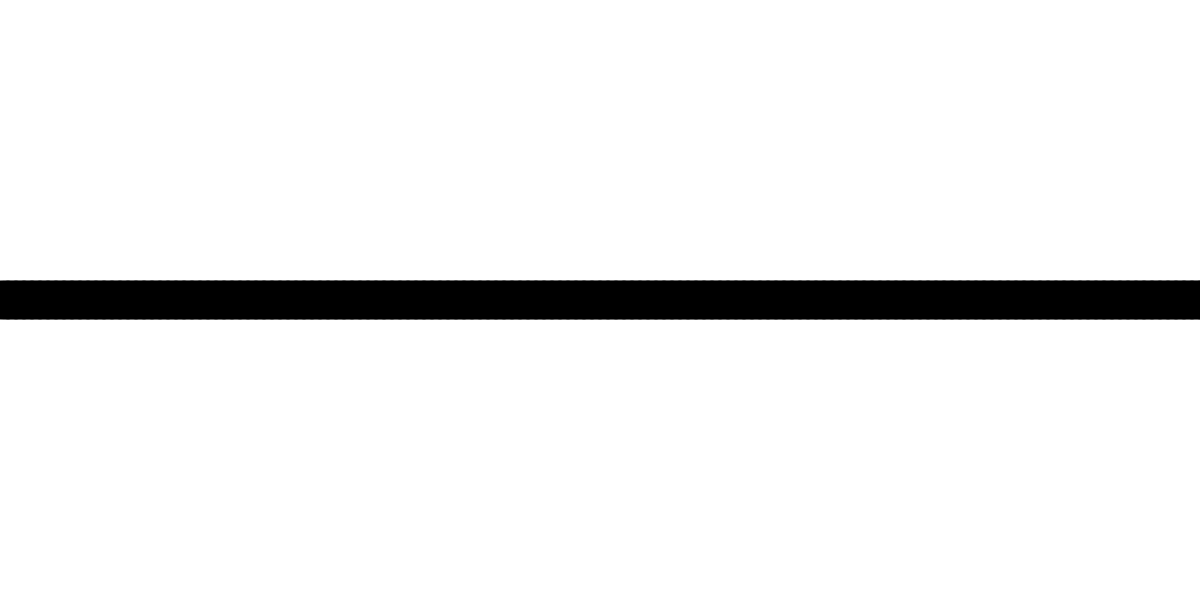
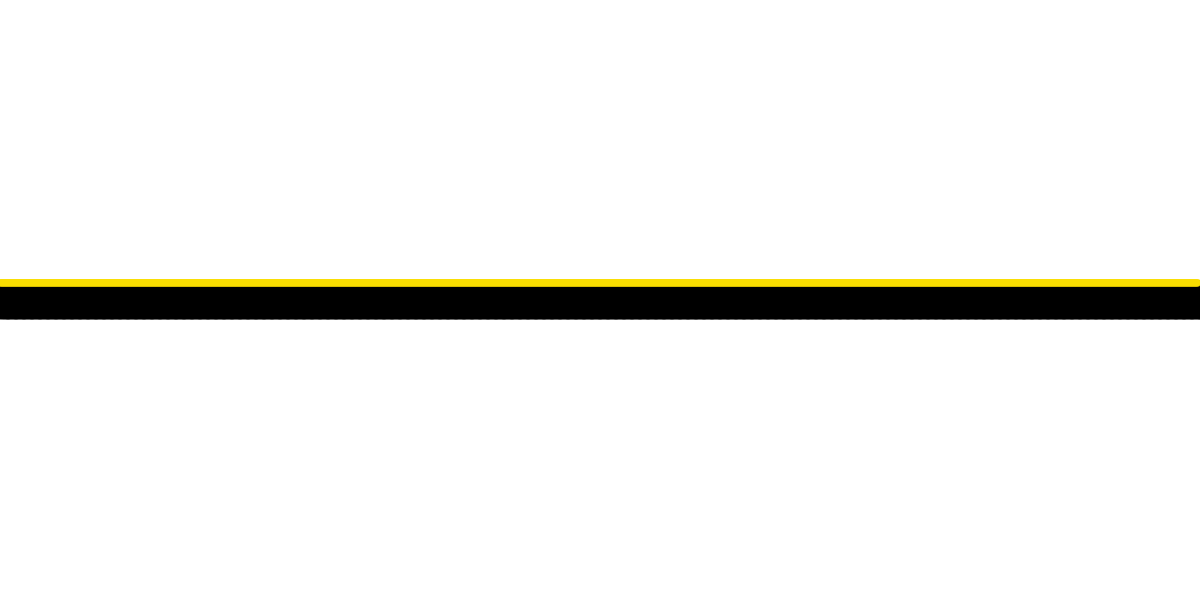
Two versions of the same layered image (1200x600). Layer-by-layer changes:
painted on "Paint Layer 1" over 0, 279, 1200, 287
